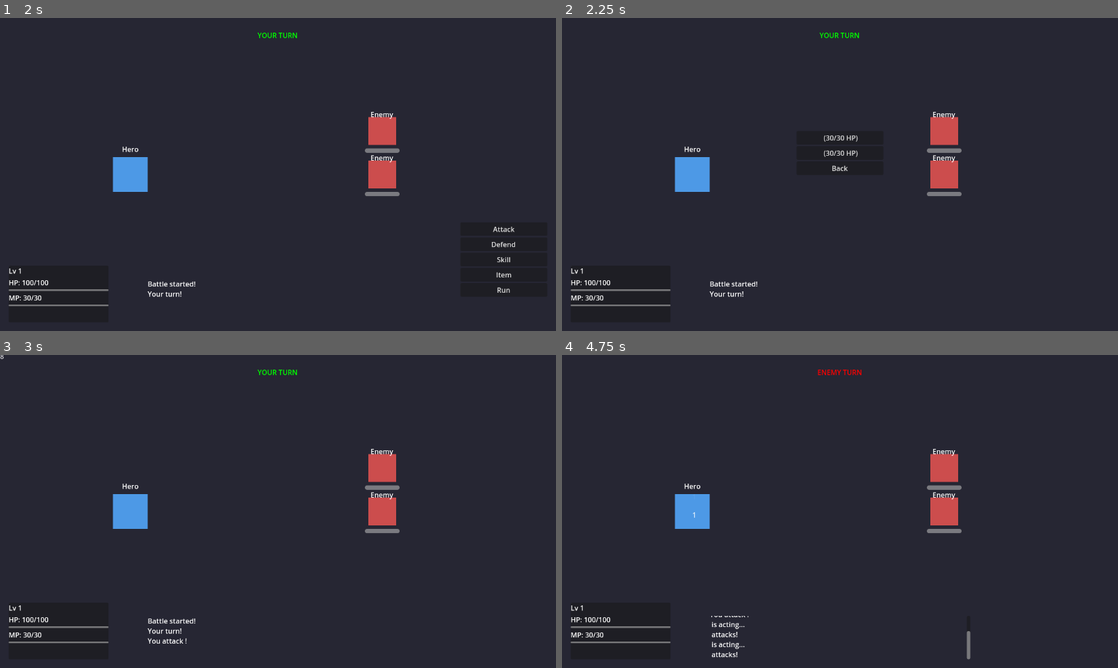
Above: before the commit, frames 1-4 (two rows, left to right).
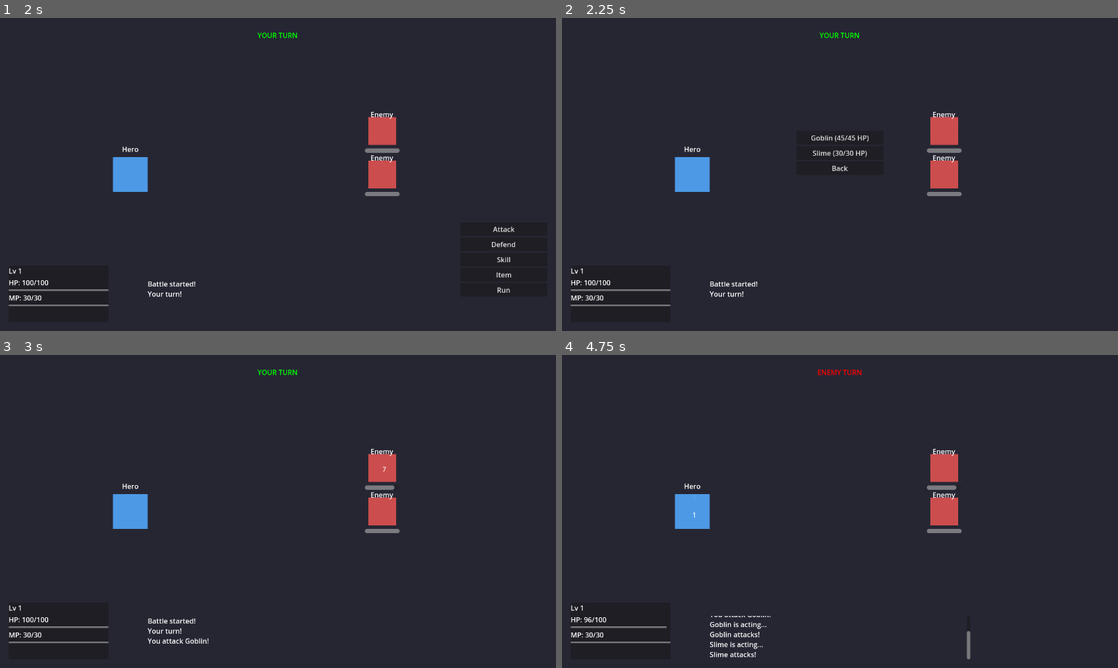
Above: after the commit, the same moments.

Repository: KeigoShimadaCC/rpgs_using_claude_agent_teams
Game: Godot game, scene res://scenes/overworld/map_b_field.tscn
The game is run twice, just before and just after one commit, with the same random seed, the same clock (stepped at 60 frames per second) and the same inputs. This scene is started directly instead of the project's main scene.
Inputs (mouse positions are in pixels of both pictures, inside the frame that each line leads up to):
- Up to frame 1 (2 s): tap Enter (ui_accept) at 0.5, 0.77, 1.52 s; hold Right (ui_right) 0.53-1.28 s; hold E (interact) 0.53-1.28 s; hold Down (ui_down) from 1.28 s (still down); tap E (interact) at 1.35 s
- Up to frame 2 (2.25 s): release Down (ui_down) at 2 s; click "Attack" at 2 s
- Up to frame 3 (3 s): click (278, 473) at 2.75 s, where only the run before the commit has a clickable "(30/30 HP)"
- Up to frame 4 (4.75 s): hold Right (ui_right) 3.53-4.28 s; hold E (interact) 3.53-4.28 s; tap Enter (ui_accept) at 4.25, 4.52 s; hold Up (ui_up) from 4.28 s (still down); tap E (interact) at 4.35 s

Frame 1 is identical in both runs. In frame 2, 0.2% of the frame differs, in the area x 44-56%, y 37-45%; in frame 3, less than 0.1%; in frame 4, 0.5%, in the area x 4-72%, y 41-97%.

Commit message:
Refactor battle initialization to separate enemy population from the `start_battle` method, update player stats UI paths, fix battle UI enemy targeting, and adjust `map_trigger`'s battle start call.

Diff:
--- a/scripts/battle/battle_scene_controller.gd
+++ b/scripts/battle/battle_scene_controller.gd
@@ -52,4 +52,4 @@
 			battle_system.enemies.append(enemy_instance)
 
 	# Initialize battle system
-	battle_system.initialize_battle(enemy_ids)
+	battle_system.start_battle()
--- a/scripts/battle/battle_system.gd
+++ b/scripts/battle/battle_system.gd
@@ -39,18 +39,10 @@
 func _ready() -> void:
 	load_data()
 
-## Initialize battle with enemy IDs from BattleManager
-func initialize_battle(enemy_ids: Array) -> void:
+## Start battle (assumes enemies are already populated)
+func start_battle() -> void:
 	current_state = BattleState.INITIALIZING
-	enemies.clear()
 	current_enemy_index = 0
-
-	# Load enemies
-	for enemy_id in enemy_ids:
-		var enemy_data = get_enemy_data(enemy_id)
-		if not enemy_data.is_empty():
-			var enemy_instance = enemy_scene.instantiate()
-			enemies.append(enemy_instance)
 
 	log_message("Battle started!")
 	start_player_turn()
@@ -139,7 +131,7 @@
 			await get_tree().create_timer(0.3).timeout
 
 ## Process single enemy turn
-func process_enemy_turn(enemy: EnemyBattler) -> void:
+func process_enemy_turn(enemy) -> void:
 	var action = enemy.decide_action()
 	log_message(enemy.enemy_name + " is acting...")
 
@@ -268,7 +260,7 @@
 		await get_tree().create_timer(0.5).timeout
 
 ## Enemy attacks player
-func execute_enemy_attack(enemy: EnemyBattler) -> void:
+func execute_enemy_attack(enemy) -> void:
 	log_message(enemy.enemy_name + " attacks!")
 
 	var damage = calculate_damage(enemy.atk, GameState.get_total_def())
@@ -288,7 +280,7 @@
 	await get_tree().create_timer(0.5).timeout
 
 ## Enemy uses skill
-func execute_enemy_skill(enemy: EnemyBattler, skill_id: String) -> void:
+func execute_enemy_skill(enemy, skill_id: String) -> void:
 	var skill = skills_data.get(skill_id)
 	if not skill:
 		# Fallback to attack
@@ -331,7 +323,7 @@
 	return true
 
 ## Get first alive enemy
-func get_first_alive_enemy() -> EnemyBattler:
+func get_first_alive_enemy():
 	for enemy in enemies:
 		if enemy and enemy.is_alive():
 			return enemy
--- a/scripts/battle/battle_ui.gd
+++ b/scripts/battle/battle_ui.gd
@@ -4,11 +4,11 @@
 ## Handles battle user interface (HP/MP bars, action menus, battle log)
 
 # UI Node references
-@onready var player_hp_bar: ProgressBar = $UI/PlayerStats/HPBar
-@onready var player_mp_bar: ProgressBar = $UI/PlayerStats/MPBar
-@onready var player_hp_label: Label = $UI/PlayerStats/HPLabel
-@onready var player_mp_label: Label = $UI/PlayerStats/MPLabel
-@onready var player_level_label: Label = $UI/PlayerStats/LevelLabel
+@onready var player_hp_bar: ProgressBar = $UI/PlayerStats/VBox/HPBar
+@onready var player_mp_bar: ProgressBar = $UI/PlayerStats/VBox/MPBar
+@onready var player_hp_label: Label = $UI/PlayerStats/VBox/HPLabel
+@onready var player_mp_label: Label = $UI/PlayerStats/VBox/MPLabel
+@onready var player_level_label: Label = $UI/PlayerStats/VBox/LevelLabel
 
 @onready var action_menu: VBoxContainer = $UI/ActionMenu
 @onready var skill_menu: VBoxContainer = $UI/SkillMenu
@@ -195,7 +195,11 @@
 		var enemy = enemies[i]
 		var button = Button.new()
 		button.text = enemy.enemy_name + " (" + str(enemy.current_hp) + "/" + str(enemy.max_hp) + " HP)"
-		button.pressed.connect(_on_target_button_pressed.bind(i, action_type))
+
+		# Find the original index of this enemy in the battle_system.enemies array
+		var original_index = battle_system.enemies.find(enemy)
+
+		button.pressed.connect(_on_target_button_pressed.bind(original_index, action_type))
 		target_select.add_child(button)
 		target_buttons.append(button)
 
--- a/scripts/overworld/map_trigger.gd
+++ b/scripts/overworld/map_trigger.gd
@@ -136,7 +136,9 @@
 		var battle_manager = get_node("/root/BattleManager")
 		if battle_manager.has_method("start_battle"):
 			can_trigger = false  # Prevent retriggering
-			battle_manager.start_battle(enemy_ids, _on_battle_victory, _on_battle_defeat)
+			battle_manager.call_deferred("start_battle", enemy_ids, _on_battle_victory, _on_battle_defeat, false)
+		else:
+			print("BattleManager does not have start_battle method!")
 	else:
 		print("BattleManager not found! Cannot start battle.")
 
